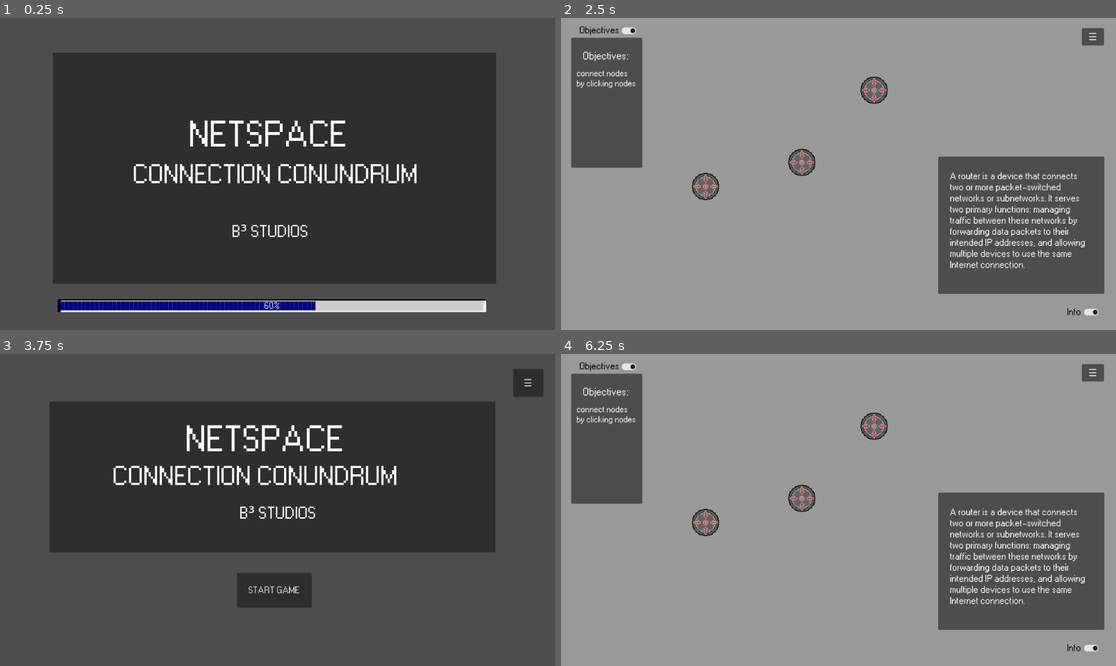
Above: before the commit, frames 1-4 (two rows, left to right).
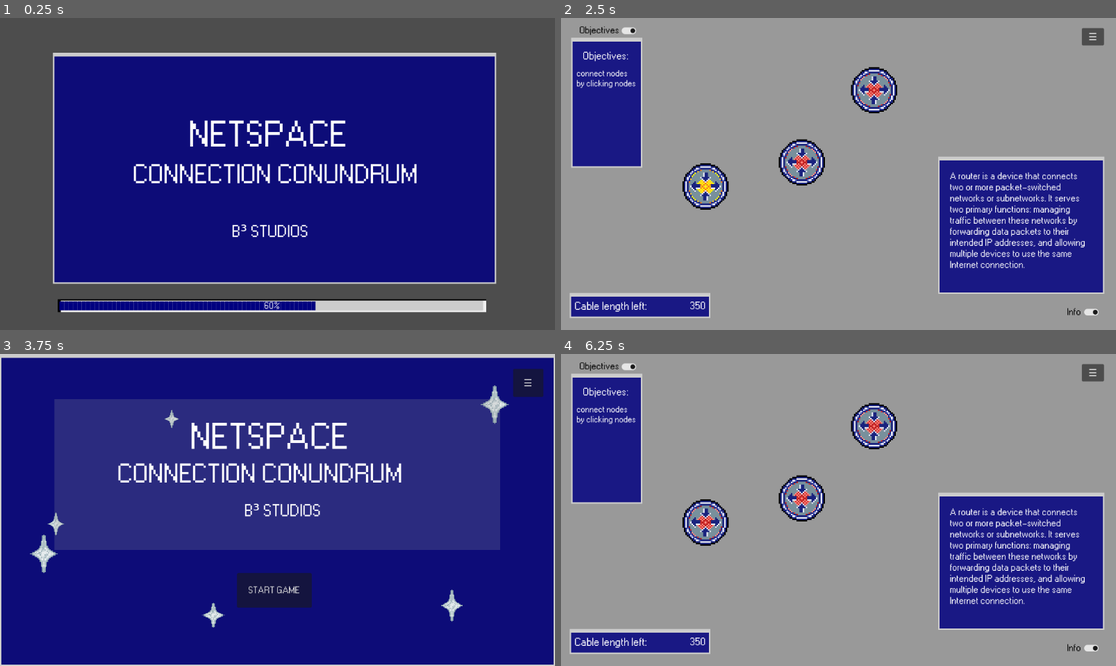
Above: after the commit, the same moments.

Repository: BcubeStudios/Netspace-Game
Game: Godot game, scene res://scenes/opening.tscn
The game is run twice, just before and just after one commit, with the same random seed, the same clock (stepped at 60 frames per second) and the same inputs.
Inputs (mouse positions are in pixels of both pictures, inside the frame that each line leads up to):
- Up to frame 1 (0.25 s): no input
- Up to frame 2 (2.5 s): click "START GAME" at 0.5 s; move the mouse to (960, 158) at 1.27 s; click (960, 158) at 1.42 s; tap Enter at 2 s; move the mouse to (727, 189) at 2.02 s; click (727, 189) at 2.17 s
- Up to frame 3 (3.75 s): click "☰" at 2.75 s; click "MAIN MENU" at 3.5 s
- Up to frame 4 (6.25 s): click "START GAME" at 4.25 s; tap Space at 5 s; move the mouse to (894, 441) at 5.02 s; click (894, 441) at 5.17 s; tap Enter at 5.75 s; move the mouse to (810, 572) at 5.77 s; click (810, 572) at 5.92 s

The runs differ from the first frame. In frame 1, 58% of the frame differs, in the area x 9-90%, y 11-86%; in frame 2, 23%; in frame 3, 100%, in the area x 0-100%, y 0-100%; in frame 4, 23%.

Commit message:
cosmetic changes

Diff:
--- a/GodotWorkspace/scenes/demo_level.tscn
+++ b/GodotWorkspace/scenes/demo_level.tscn
@@ -22,6 +22,36 @@
 
 [node name="Director" parent="backgroundPanel" instance=ExtResource("2_pm2eq")]
 layout_mode = 1
+
+[node name="Panel" type="Panel" parent="backgroundPanel"]
+layout_mode = 0
+offset_left = 18.0
+offset_top = 571.0
+offset_right = 310.0
+offset_bottom = 623.0
+theme = ExtResource("2_rkssa")
+
+[node name="cable_Label" type="Label" parent="backgroundPanel/Panel"]
+layout_mode = 0
+offset_left = 10.0
+offset_top = 17.0
+offset_right = 174.0
+offset_bottom = 42.0
+theme = ExtResource("2_rkssa")
+theme_override_colors/font_color = Color(1, 1, 1, 1)
+theme_override_font_sizes/font_size = 23
+text = "Cable length left:"
+
+[node name="length_Label" type="Label" parent="backgroundPanel/Panel"]
+layout_mode = 0
+offset_left = 200.0
+offset_top = 17.0
+offset_right = 282.0
+offset_bottom = 40.0
+theme = ExtResource("2_rkssa")
+theme_override_font_sizes/font_size = 22
+text = "FFFF"
+horizontal_alignment = 2
 
 [node name="AudioStreamPlayer2D" type="AudioStreamPlayer2D" parent="."]
 stream = ExtResource("3_ruto6")
@@ -122,6 +152,7 @@
 offset_top = 41.0
 offset_right = 169.0
 offset_bottom = 311.0
+theme = ExtResource("2_rkssa")
 
 [node name="titleLabel" type="Label" parent="HUD/objectivesPanel"]
 layout_mode = 0
--- a/GodotWorkspace/scenes/director.tscn
+++ b/GodotWorkspace/scenes/director.tscn
@@ -1,82 +1,7 @@
 [gd_scene load_steps=4 format=3 uid="uid://ctx4wos4jkx7e"]
 
+[ext_resource type="Script" path="res://scripts/director.gd" id="1_a4eq5"]
 [ext_resource type="PackedScene" uid="uid://d0h00g4ba8ubu" path="res://scenes/phedge.tscn" id="3_s8nuh"]
-
-[sub_resource type="GDScript" id="GDScript_pnm1j"]
-script/source = "extends Control
-
-var point_scene = preload(\"res://scenes/point.tscn\")
-
-var points:Array[Point]
-var edges:Array[Edge]
-var current_point:Point
-var current_phedge:Phedge
-var length_left: float
-
-# Called when the node enters the scene tree for the first time.
-func _ready():
-	self.createPoint(\"point1\", Vector2i(650, 150))
-	self.createPoint(\"point2\", Vector2i(300, 350))
-	self.createPoint(\"point3\", Vector2i(500, 300))
-
-	current_phedge = $phedge
-	current_phedge.reset_origin()
-
-	for _i in self.get_children():
-		print(_i)
-	pass
-
-
-func createPoint(new_name, coords):
-	var newPoint = point_scene.instantiate()
-	newPoint.activate(new_name, coords)
-	self.add_child(newPoint)
-	points.append(newPoint)
-
-# Called every frame. 'delta' is the elapsed time since the previous frame.
-func _process(_delta):
-	pass
-
-func _input(event):
-	if event is InputEventMouseButton and event.pressed and !current_phedge.is_active() and current_point != null:
-		#initalise phedge
-		current_phedge.set_origin(current_point)
-		pass
-	else:
-		if event is InputEventMouseButton and event.pressed and current_phedge.is_active() and current_phedge.is_valid():
-			if current_point != null:
-				#new edge
-				var edge = Edge.new(current_phedge.origin, current_point)
-				if(current_phedge.origin.add_edge(edge) and current_point.add_edge(edge) and change_length_left(edge.length)):
-					print(\"edge made\")
-					#reset phedge
-					current_phedge.reset_origin()
-					#add edge to array
-					add_child(edge)
-					#move to almost top
-					move_child(edge, 1)
-					edges.append(edge)
-				else:
-					#reset phedge
-					current_phedge.reset_origin()
-			else:
-				if current_point == null:
-					#reset phedge
-					current_phedge.reset_origin()
-			pass
-	pass
-
-
-func change_current_point(point):
-	current_point = point
-
-func change_length_left(length: float) -> bool:
-	var new_length = length_left - length
-	if(new_length >= 0):
-		length_left = new_length
-		return true
-	return false
-"
 
 [sub_resource type="StyleBoxFlat" id="StyleBoxFlat_0n6cs"]
 
@@ -88,7 +13,7 @@
 grow_horizontal = 2
 grow_vertical = 2
 mouse_filter = 2
-script = SubResource("GDScript_pnm1j")
+script = ExtResource("1_a4eq5")
 
 [node name="Panel" type="Panel" parent="."]
 layout_mode = 0
--- a/GodotWorkspace/scenes/opening.tscn
+++ b/GodotWorkspace/scenes/opening.tscn
@@ -11,6 +11,7 @@
 offset_top = 72.0
 offset_right = 1030.0
 offset_bottom = 552.0
+theme = ExtResource("2_5c3b3")
 
 [node name="mainLabel" type="Label" parent="mainPanel"]
 layout_mode = 0
--- a/GodotWorkspace/scenes/point.tscn
+++ b/GodotWorkspace/scenes/point.tscn
@@ -1,20 +1,34 @@
-[gd_scene load_steps=6 format=3 uid="uid://djkkrfn36vjk7"]
+[gd_scene load_steps=9 format=3 uid="uid://djkkrfn36vjk7"]
 
 [ext_resource type="Script" path="res://scripts/Point.gd" id="1_lffvo"]
-[ext_resource type="Texture2D" uid="uid://bm7fcfg7opidt" path="res://sprites/router_icon/router_icon2.png" id="3_gbj2e"]
-[ext_resource type="Texture2D" uid="uid://ob2b7t7vkcmk" path="res://sprites/router_icon/router_icon1.png" id="4_bhrhp"]
+[ext_resource type="Texture2D" uid="uid://occcic0y0law" path="res://sprites/router_icon/router2.png" id="2_0fm0e"]
+[ext_resource type="Texture2D" uid="uid://d2kb6uogm3lqh" path="res://sprites/router_icon/router2b.png" id="3_lienm"]
+[ext_resource type="Texture2D" uid="uid://cnom2mba7nvdk" path="res://sprites/router_icon/router2c.png" id="4_wq47h"]
 
 [sub_resource type="CircleShape2D" id="CircleShape2D_p3cfi"]
-radius = 15.0
+radius = 25.5783
+
+[sub_resource type="CompressedTexture2D" id="CompressedTexture2D_b5ixt"]
+
+[sub_resource type="CompressedTexture2D" id="CompressedTexture2D_p4n7r"]
 
 [sub_resource type="SpriteFrames" id="SpriteFrames_sowii"]
 animations = [{
 "frames": [{
 "duration": 1.0,
-"texture": ExtResource("3_gbj2e")
+"texture": ExtResource("2_0fm0e")
 }, {
 "duration": 1.0,
-"texture": ExtResource("4_bhrhp")
+"texture": ExtResource("3_lienm")
+}, {
+"duration": 1.0,
+"texture": ExtResource("4_wq47h")
+}, {
+"duration": 1.0,
+"texture": SubResource("CompressedTexture2D_b5ixt")
+}, {
+"duration": 1.0,
+"texture": SubResource("CompressedTexture2D_p4n7r")
 }],
 "loop": true,
 "name": &"default",
@@ -31,7 +45,8 @@
 shape = SubResource("CircleShape2D_p3cfi")
 
 [node name="icon" type="AnimatedSprite2D" parent="Area2D"]
-scale = Vector2(0.05, 0.05)
+position = Vector2(-1.19209e-07, 0)
+scale = Vector2(0.0856061, 0.0856061)
 sprite_frames = SubResource("SpriteFrames_sowii")
 
 [connection signal="mouse_entered" from="Area2D" to="." method="_on_area_2d_mouse_entered"]
--- a/GodotWorkspace/scenes/title_screen.tscn
+++ b/GodotWorkspace/scenes/title_screen.tscn
@@ -1,5 +1,6 @@
-[gd_scene load_steps=5 format=3 uid="uid://bxb6kmvkkcnqh"]
+[gd_scene load_steps=7 format=3 uid="uid://bxb6kmvkkcnqh"]
 
+[ext_resource type="Texture2D" uid="uid://cewn04jnruqmn" path="res://sprites/star.png" id="2_3ub7k"]
 [ext_resource type="Theme" uid="uid://dupann3qkyje3" path="res://themes/pixel_98.tres" id="2_a67m6"]
 [ext_resource type="AudioStream" uid="uid://b01bpv1v7smkr" path="res://music/chiphead64 - 11pm.ogg" id="2_al1s5"]
 [ext_resource type="PackedScene" uid="uid://c6fth4mtmu8c0" path="res://scenes/settings_menu.tscn" id="3_e4t44"]
@@ -41,6 +42,9 @@
 
 "
 
+[sub_resource type="StyleBoxFlat" id="StyleBoxFlat_b2kif"]
+bg_color = Color(0.6, 0.6, 0.6, 0.219608)
+
 [node name="TitleScreen" type="Control"]
 layout_mode = 3
 anchors_preset = 15
@@ -50,17 +54,57 @@
 grow_vertical = 2
 script = SubResource("GDScript_xfbvu")
 
+[node name="Panel" type="Panel" parent="."]
+layout_mode = 1
+anchors_preset = 15
+anchor_right = 1.0
+anchor_bottom = 1.0
+grow_horizontal = 2
+grow_vertical = 2
+theme = ExtResource("2_a67m6")
+
+[node name="star" type="Sprite2D" parent="Panel"]
+position = Vector2(91, 415)
+scale = Vector2(0.0690236, 0.0723906)
+texture = ExtResource("2_3ub7k")
+
+[node name="star1" type="Sprite2D" parent="Panel"]
+position = Vector2(1027, 105)
+scale = Vector2(0.0690236, 0.0723906)
+texture = ExtResource("2_3ub7k")
+
+[node name="star2" type="Sprite2D" parent="Panel"]
+position = Vector2(938, 522.5)
+scale = Vector2(0.0538721, 0.0597643)
+texture = ExtResource("2_3ub7k")
+
+[node name="star3" type="Sprite2D" parent="Panel"]
+position = Vector2(356.5, 135)
+scale = Vector2(0.0361953, 0.03367)
+texture = ExtResource("2_3ub7k")
+
+[node name="star4" type="Sprite2D" parent="Panel"]
+position = Vector2(443, 542.5)
+scale = Vector2(0.0589226, 0.0462963)
+texture = ExtResource("2_3ub7k")
+
+[node name="star5" type="Sprite2D" parent="Panel"]
+position = Vector2(116, 353)
+scale = Vector2(0.0404041, 0.0429293)
+texture = ExtResource("2_3ub7k")
+
 [node name="mainPanel" type="Panel" parent="."]
 layout_mode = 1
 anchors_preset = 15
 anchor_right = 1.0
 anchor_bottom = 1.0
-offset_left = 103.0
-offset_top = 99.0
-offset_right = -124.0
-offset_bottom = -236.0
+offset_left = 113.0
+offset_top = 94.0
+offset_right = -114.0
+offset_bottom = -241.0
 grow_horizontal = 2
 grow_vertical = 2
+theme_override_styles/panel = SubResource("StyleBoxFlat_b2kif")
 
 [node name="mainLabel" type="Label" parent="mainPanel"]
 layout_mode = 0
--- a/GodotWorkspace/scripts/Director.gd
+++ b/GodotWorkspace/scripts/Director.gd
@@ -6,6 +6,7 @@
 var edges:Array[Edge]
 var current_point:Point
 var current_phedge:Phedge
+var length_left: float
 
 # Called when the node enters the scene tree for the first time.
 func _ready():
@@ -16,9 +17,7 @@
 	current_phedge = $phedge
 	current_phedge.reset_origin()
 
-	for _i in self.get_children():
-		print(_i)
-	pass
+	length_left = 35000
 
 
 func createPoint(new_name, coords):
@@ -32,34 +31,41 @@
 	pass
 
 func _input(event):
-	if event is InputEventMouseButton and event.pressed and !current_phedge.is_active() and current_point != null:
-		#initalise phedge
-		current_phedge.set_origin(current_point)
-		pass
+	if event is InputEventMouseButton and event.pressed and current_point == null:
+		#reset phedge
+		current_phedge.reset_origin()
 	else:
-		if event is InputEventMouseButton and event.pressed and current_phedge.is_active() and current_phedge.is_valid():
-			if current_point != null:
-				#new edge
-				var edge = Edge.new(current_phedge.origin, current_point)
-				if(current_phedge.origin.add_edge(edge) and current_point.add_edge(edge)):
-					print("edge made")
-					#reset phedge
-					current_phedge.reset_origin()
-					#add edge to array
-					add_child(edge)
-					#move to almost top
-					move_child(edge, 1)
-					edges.append(edge)
-				else:
-					#reset phedge
-					current_phedge.reset_origin()
-			else:
-				if current_point == null:
-					#reset phedge
-					current_phedge.reset_origin()
+		if event is InputEventMouseButton and event.pressed and !current_phedge.is_active() and current_point != null:
+			#initalise phedge
+			current_phedge.set_origin(current_point)
 			pass
+			#initalise phedge
+			current_phedge.set_origin(current_point)
+		else:
+			if event is InputEventMouseButton and event.pressed and current_phedge.is_active() and current_phedge.is_valid():
+				if current_point != null:
+					#new edge
+					var edge = Edge.new(current_phedge.origin, current_point)
+					if(current_phedge.origin.add_edge(edge) and current_point.add_edge(edge) and change_length_left(edge.length)):
+						#reset phedge
+						current_phedge.reset_origin()
+						#add edge to array
+						add_child(edge)
+						#move to almost top
+						move_child(edge, 1)
+						edges.append(edge)
+					else:
+						#reset phedge
+						current_phedge.reset_origin()
 	pass
 
 
 func change_current_point(point):
 	current_point = point
+
+func change_length_left(length: float) -> bool:
+	var new_length = length_left - length
+	if(new_length >= 0):
+		length_left = new_length
+		return true
+	return false
--- a/GodotWorkspace/scripts/Edge.gd
+++ b/GodotWorkspace/scripts/Edge.gd
@@ -20,6 +20,7 @@
 	str(min(point1.coords.y, point2.coords.y))
 	self.length = sqrt(((point1.coords.x - point2.coords.x)**2) * ((point1.coords.y - point2.coords.y)**2))
 
+
 func color_change():
 	pass
 
--- a/GodotWorkspace/scripts/Point.gd
+++ b/GodotWorkspace/scripts/Point.gd
@@ -12,21 +12,23 @@
 	self.pointName = point_name
 	self.coords = point_coords
 	self.global_position = point_coords
-	$Area2D/icon.frame = 0
+	$Area2D/icon.frame = 1
 
 func _on_area_2d_mouse_entered():
 	director.change_current_point(self)
-	print("Point changed!")
-	print(pointName)
+	$Area2D/icon.frame = 2
 
 func _on_area_2d_mouse_exited():
 	director.change_current_point(null)
-	print("No longer pointing!")
+	if(edges.is_empty()):
+		$Area2D/icon.frame = 1
+	else:
+		$Area2D/icon.frame = 0
 
 func add_edge(edge:Edge) -> bool:
 	for old_edge in edges:
 		if old_edge.id == edge.id:
 			return false
-	$Area2D/icon.frame = 1
+	$Area2D/icon.frame = 0
 	edges.append(edge)
 	return true
--- a/GodotWorkspace/scripts/demo_level.gd
+++ b/GodotWorkspace/scripts/demo_level.gd
@@ -1,6 +1,7 @@
 extends Node2D
 
 var setting_on = false
+@onready var length_label = $backgroundPanel/Panel/length_Label
 
 # Called when the node enters the scene tree for the first time.
 func _ready():
@@ -10,6 +11,7 @@
 func _process(_delta):
 	if Input.is_action_just_pressed("Settings"):
 		settingsMenu()
+	length_label.text = str(int($backgroundPanel/Director.length_left/100))
 
 
 func settingsMenu():
--- a/GodotWorkspace/themes/pixel_98.tres
+++ b/GodotWorkspace/themes/pixel_98.tres
@@ -1,8 +1,15 @@
-[gd_resource type="Theme" load_steps=6 format=3 uid="uid://dupann3qkyje3"]
+[gd_resource type="Theme" load_steps=7 format=3 uid="uid://dupann3qkyje3"]
 
 [ext_resource type="FontFile" uid="uid://cyukar858exk5" path="res://fonts/w95fa.woff" id="1_gq1xi"]
 [ext_resource type="Texture2D" uid="uid://cjfndw515dbgi" path="res://themes/icons/loading bar.svg" id="1_pd2xn"]
 [ext_resource type="Texture2D" uid="uid://yqiwrs1htn31" path="res://themes/icons/loading bar bit.svg" id="2_bnejg"]
+
+[sub_resource type="StyleBoxFlat" id="StyleBoxFlat_7kq4q"]
+bg_color = Color(0.00392157, 0, 0.501961, 0.843137)
+border_width_left = 3
+border_width_top = 8
+border_width_right = 3
+border_width_bottom = 3
 
 [sub_resource type="StyleBoxTexture" id="StyleBoxTexture_tkprt"]
 texture = ExtResource("1_pd2xn")
@@ -17,5 +24,6 @@
 [resource]
 default_font = ExtResource("1_gq1xi")
 default_font_size = 20
+Panel/styles/panel = SubResource("StyleBoxFlat_7kq4q")
 ProgressBar/styles/background = SubResource("StyleBoxTexture_tkprt")
 ProgressBar/styles/fill = SubResource("StyleBoxTexture_w2tmh")
Binary file added: GodotWorkspace/sprites/router_icon/router2.png
Not shown, added: GodotWorkspace/sprites/router_icon/router2.png.import
Binary file added: GodotWorkspace/sprites/router_icon/router2b.png
Not shown, changed: GodotWorkspace/sprites/router_icon/router2b.png.import
Binary file added: GodotWorkspace/sprites/router_icon/router2c.png
Not shown, added: GodotWorkspace/sprites/router_icon/router2c.png.import
Binary file removed: GodotWorkspace/sprites/router_icon/router_icon1.png
Binary file removed: GodotWorkspace/sprites/router_icon/router_icon2.png
Binary file added: GodotWorkspace/sprites/star.png
Not shown, changed: GodotWorkspace/sprites/star.png.import
